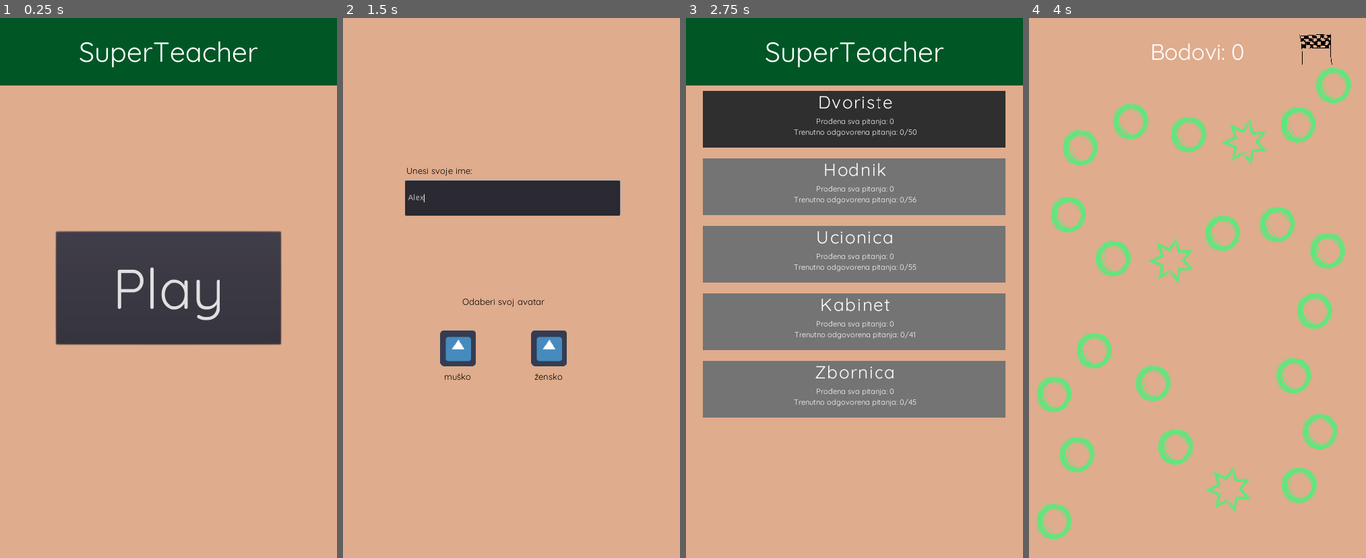
Above: before the commit, frames 1-4 (left to right).
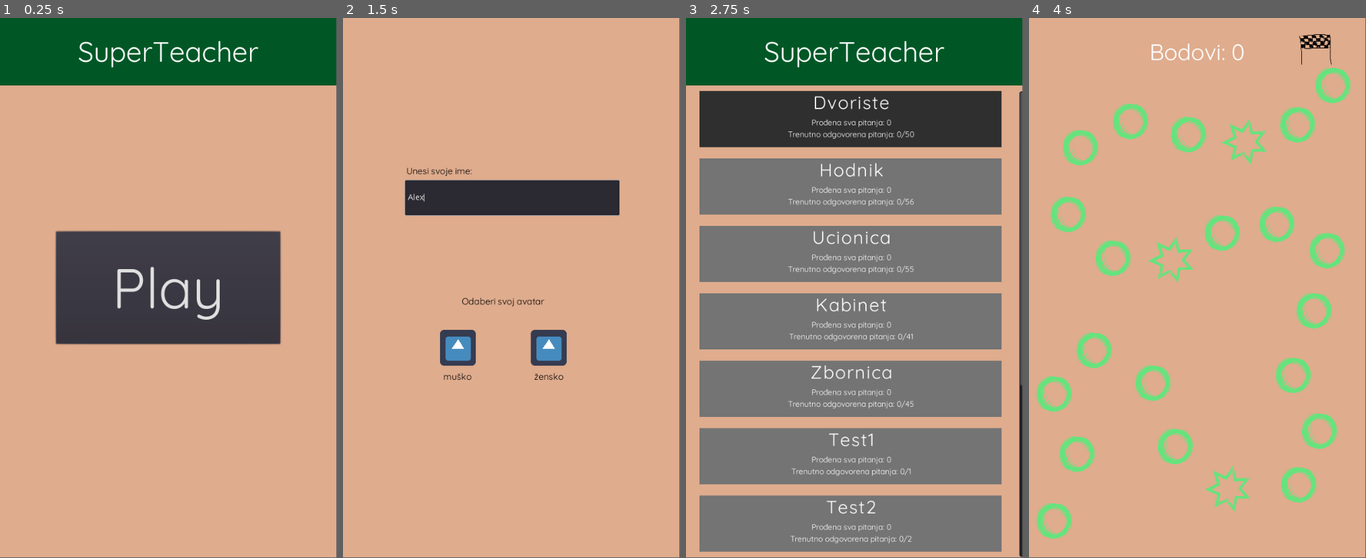
Above: after the commit, the same moments.

Repository: amalija-ramljak/superteacher
Game: Godot game, scene res://scenes/Entry.tscn
The game is run twice, just before and just after one commit, with the same random seed, the same clock (stepped at 60 frames per second) and the same inputs. The engine's default icon, where the game draws it, is replaced by a stand-in: a white triangle on a blue panel in a dark square.
Inputs (mouse positions are in pixels of both pictures, inside the frame that each line leads up to; where the layout moved, square brackets give the same spot in the first picture):
- Up to frame 1 (0.25 s): no input
- Up to frame 2 (1.5 s): click "Play" at 0.5 s; click (511, 196) at 1.27 s; type "Alex" at 1.35 s
- Up to frame 3 (2.75 s): click "muško" at 2 s
- Up to frame 4 (4 s): click (1194, 120) [1197, 120] at 2.75 s; click "Start" at 3.5 s
In our replay, the window is 500x800 before the commit and 499x799 after it. These sizes can differ from the game's own. Grey fills any space a smaller window leaves; there, only what the larger window draws over its background counts as a difference.

The runs differ from the first frame. In frame 1, 1.1% of the frame differs, in the area x 16-100%, y 0-61%; in frame 2, 0.7%; in frame 3, 25%, in the area x 4-100%, y 0-100%; in frame 4, 3.0%.

Commit message:
worked around scroll/vbox bug

Diff:
--- a/leveldata/level_list.json
+++ b/leveldata/level_list.json
@@ -1,10 +1,28 @@
 {
-    "list": ["Dvoriste", "Hodnik", "Ucionica", "Kabinet", "Zbornica"],
+    "list": [
+        "Dvoriste",
+        "Hodnik",
+        "Ucionica",
+        "Kabinet",
+        "Zbornica",
+        "Test1",
+        "Test2",
+        "Test3",
+        "Test4",
+        "Test5",
+        "Test6"
+    ],
     "pool_size": {
         "Dvoriste": 50,
         "Hodnik": 56,
         "Ucionica": 55,
         "Kabinet": 41,
-        "Zbornica": 45
+        "Zbornica": 45,
+        "Test1": 1,
+        "Test2": 2,
+        "Test3": 3,
+        "Test4": 4,
+        "Test5": 5,
+        "Test6": 6
     }
 }
--- a/project.godot
+++ b/project.godot
@@ -23,7 +23,8 @@
 
 window/size/width=600
 window/size/height=960
-window/stretch/mode="2d"
+window/energy_saving/keep_screen_on=false
+window/handheld/orientation="portrait"
 window/stretch/aspect="expand"
 
 [rendering]
--- a/scenes/Main.tscn
+++ b/scenes/Main.tscn
@@ -21,11 +21,9 @@
 anchor_right = 1.0
 anchor_bottom = 1.0
 margin_top = 130.0
-margin_bottom = -0.00012207
+margin_bottom = 6.10352e-05
 grow_horizontal = 2
 grow_vertical = 2
-size_flags_horizontal = 3
-size_flags_vertical = 3
 scroll_horizontal_enabled = false
 __meta__ = {
 "_edit_use_anchors_": true
@@ -33,9 +31,13 @@
 
 [node name="VBoxContainer" type="VBoxContainer" parent="ScrollContainer"]
 margin_right = 600.0
-margin_bottom = 830.0
+margin_bottom = 900.0
+rect_min_size = Vector2( 600, 830 )
 size_flags_horizontal = 3
 size_flags_vertical = 3
 custom_constants/separation = 120
 script = ExtResource( 1 )
 LevelSelector = ExtResource( 4 )
+
+[node name="Empty" type="Control" parent="ScrollContainer/VBoxContainer"]
+margin_right = 600.0
--- a/scenes/VBoxContainer.gd
+++ b/scenes/VBoxContainer.gd
@@ -10,6 +10,7 @@
 	var levels = parse_json(f.get_as_text())
 	f.close()
 	var levels_data = game_loader.load_game()
+	var empty_control = get_child(0)
 	for level in levels.list:
 		var level_selector = LevelSelector.instance()
 		add_child(level_selector)
@@ -20,3 +21,5 @@
 		level_selector.get_child(0).connect("button_up", self.get_parent().get_parent(), "on_level_selected", [level_selector.level_name])
 		if (!levels_data.unlocked.has(level)):
 			level_selector.disable()
+	remove_child(empty_control)
+	add_child(empty_control)
--- a/scenes/components/LevelSelector.tscn
+++ b/scenes/components/LevelSelector.tscn
@@ -24,6 +24,8 @@
 margin_left = -270.0
 margin_right = 270.0
 margin_bottom = 100.0
+size_flags_horizontal = 3
+size_flags_vertical = 3
 script = ExtResource( 2 )
 __meta__ = {
 "_edit_use_anchors_": false
